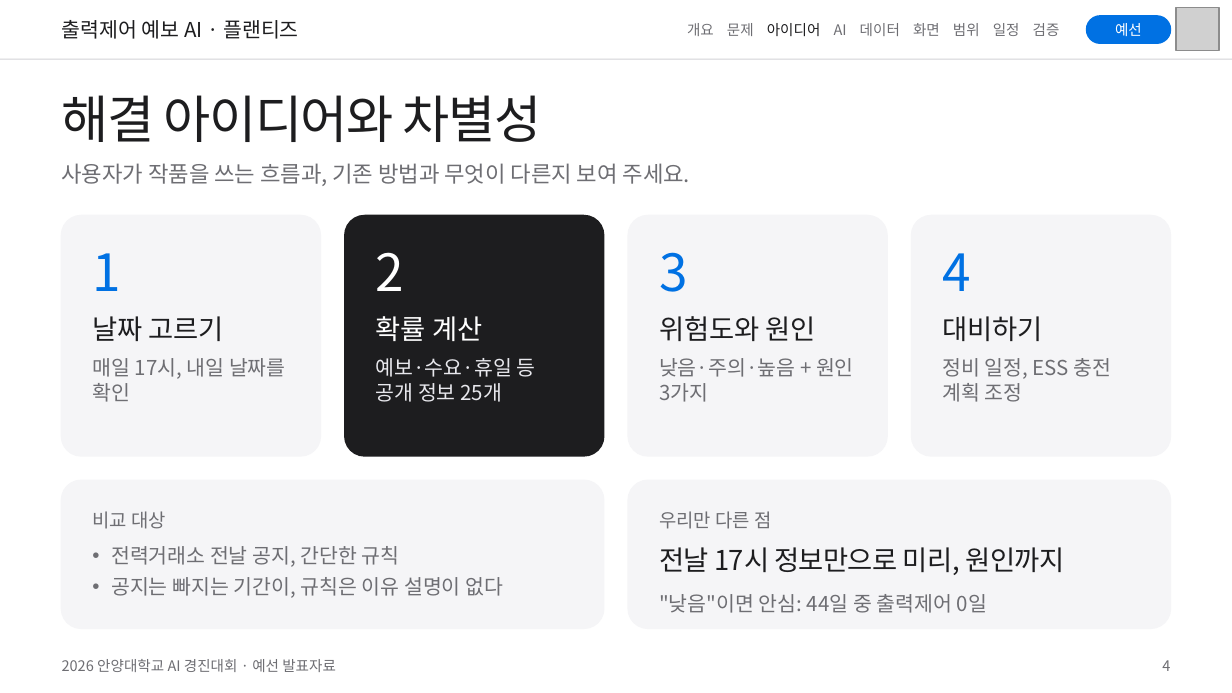
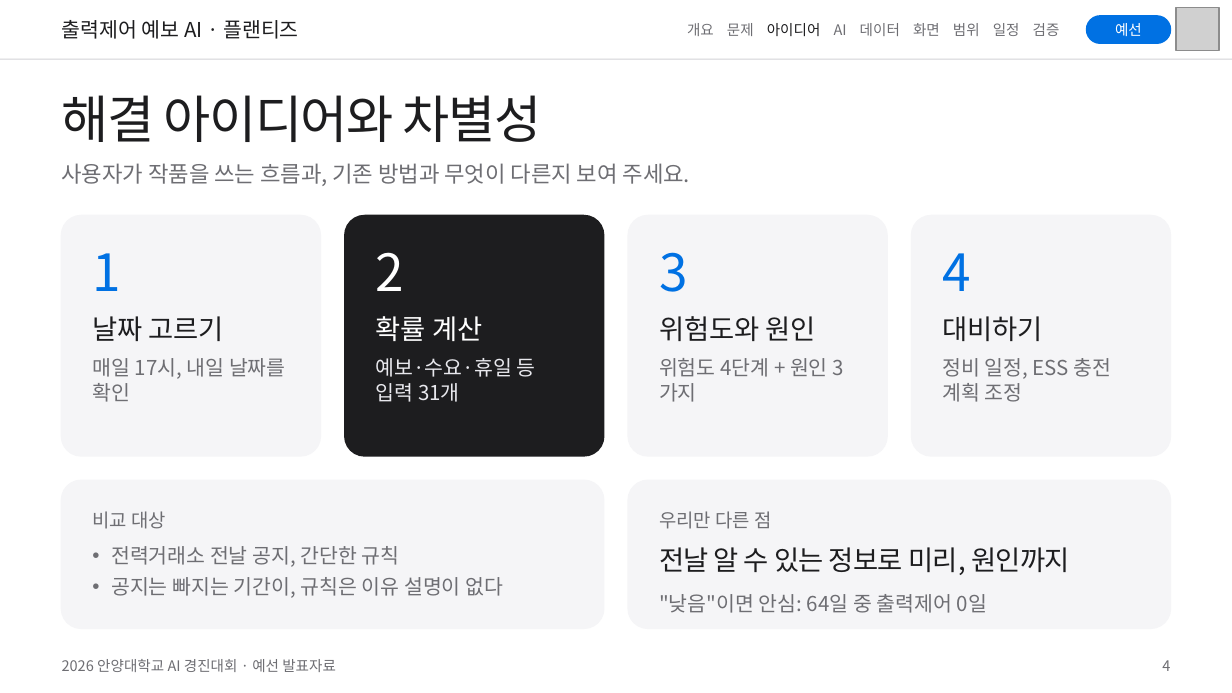
Before and after one commit to eorua/planties, a slide deck: slide 4 of docs/slides/예선발표_초안.pptx. Drawn at 1232x693 pixels with LibreOffice and Linux fonts; fonts in the diff are those of the drawing; grey boxes stand for pictures. Boxes give left, top, right and bottom in pixels: in the first picture for what was removed or moved away, otherwise in the second. Text is boxed around its words. In the diff, an @@ line names an element or a change of style, - is before the commit and + after.

```diff
--- a/docs/slides/예선발표_초안.pptx
+++ b/docs/slides/예선발표_초안.pptx
@@ text at (x1=376, y1=358, x2=536, y2=402): text changed @@
-예보·수요·휴일 등 공개 정보 25개
+예보·수요·휴일 등 입력 31개
@@ text at (x1=659, y1=358, x2=828, y2=377): text changed @@
-낮음·주의·높음 + 원인 3가지
+위험도 4단계 + 원인 3가지
@@ text at (x1=659, y1=547, x2=1070, y2=613): text changed @@
-전날 17시 정보만으로 미리, 원인까지
-"낮음"이면 안심: 44일 중 출력제어 0일
+전날 알 수 있는 정보로 미리, 원인까지
+"낮음"이면 안심: 64일 중 출력제어 0일
```
Also in this commit, not shown: 5 other slides changed.
